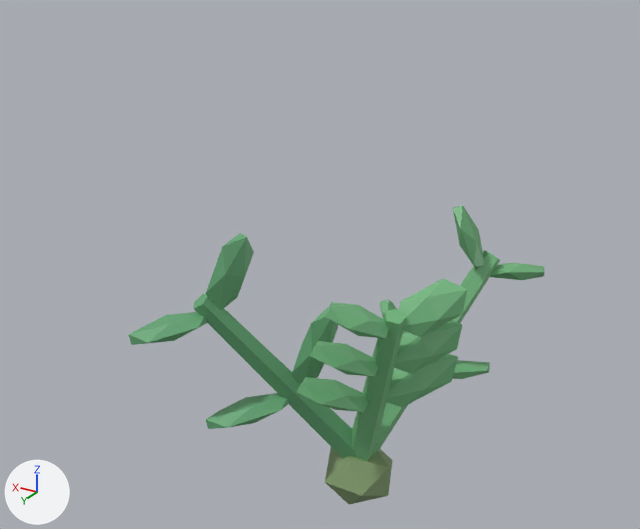
The glTF model public/studio/v2.15.0/d_fern/model.glb as it was, and as the next commit left it.
Camera for both pictures: a 50 mm lens placed at (-3.54, 6.68, 5.84), pointed at (0.54, -0.12, 2.44). The axes (+X, +Y, +Z) are drawn at lower left. The lights are the same throughout. The first picture is the older version. Where no turn or scale is listed for an object, it has been applied to the vertices.

The scene before the commit, as lines of its bpy script (objects in view):
```python
ob_part1 = bpy.data.objects.new('part1', me_geometry_1)
ob_part1.location = (0.0, 0.0, 0.0)
ob_part11 = bpy.data.objects.new('part11', me_geometry_11)
ob_part11.location = (0.0, 0.0, 0.0)
ob_part12 = bpy.data.objects.new('part12', me_geometry_12)
ob_part12.location = (0.0, 0.0, 0.0)
ob_part13 = bpy.data.objects.new('part13', me_geometry_13)
ob_part13.location = (0.0, 0.0, 0.0)
ob_part17 = bpy.data.objects.new('part17', me_geometry_17)
ob_part17.location = (0.0, 0.0, 0.0)
ob_part3 = bpy.data.objects.new('part3', me_geometry_3)
ob_part3.location = (0.0, 0.0, 0.0)
ob_part8 = bpy.data.objects.new('part8', me_geometry_8)
ob_part8.location = (0.0, 0.0, 0.0)
# also in view: 'part9' at (0.36, 0.28, 1.74); 'part6' at (-0.77, 0.17, 2.43); 'part4' at (-0.66, 0.04, 1.97); 'part16' at (-0.96, -1.53, 2.18); 'part5' at (-0.19, 0.64, 1.97)
```
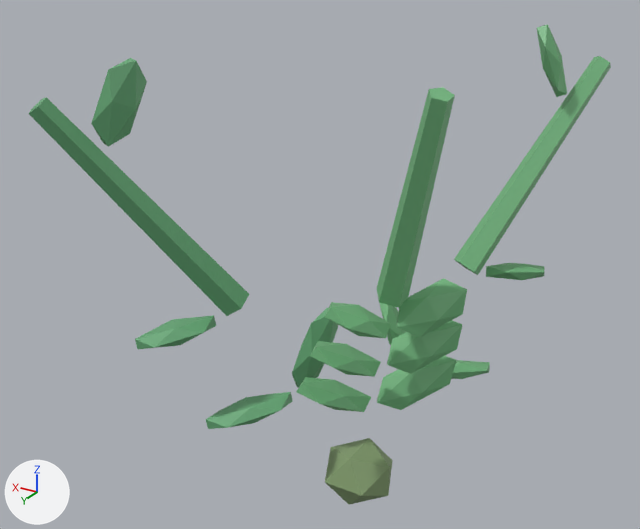
The change, as a list of edits to the scene's bpy script:
```text
Change me_geometry_1:
    used by ob_part1; location = (0.0, 0.0, 0.0)
    remove me_geometry_1.from_pydata(...)  # 12 vertices, 20 faces; spans x -0.63..0.14, y -0.14..0.53, z 0.45..2.43
    add me_geometry_1.from_pydata(...)  # 12 vertices, 20 faces; spans x -1.11..-0.34, y 0.25..0.91, z 2.51..4.49
    me_geometry_1 part 1: the whole mesh is moved by (-0.48, 0.38, 2.06)
Change me_geometry_8:
    used by ob_part8; location = (0.0, 0.0, 0.0)
    remove me_geometry_8.from_pydata(...)  # 12 vertices, 20 faces; spans x -0.12..1.18, y -0.13..1.13, z 0.42..2.46
    add me_geometry_8.from_pydata(...)  # 12 vertices, 20 faces; spans x 0.74..2.03, y 0.69..1.96, z 2.25..4.3
    me_geometry_8 part 2: the whole mesh is moved by (0.86, 0.82, 1.83)
Change me_geometry_11:
    used by ob_part11; location = (0.0, 0.0, 0.0)
    remove me_geometry_11.from_pydata(...)  # 12 vertices, 20 faces; spans x 0.789..1.04, y 0.6..1.057, z 2.291..2.972
    add me_geometry_11.from_pydata(...)  # 12 vertices, 20 faces; spans x 1.407..1.659, y 1.16..1.617, z 3.869..4.55
    me_geometry_11 part 3: the whole mesh is moved by (0.619, 0.56, 1.578)
Change me_geometry_12:
    used by ob_part12; location = (0.0, 0.0, 0.0)
    remove me_geometry_12.from_pydata(...)  # 12 vertices, 20 faces; spans x 0.992..1.55, y 0.991..1.565, z 2.066..2.291
    add me_geometry_12.from_pydata(...)  # 12 vertices, 20 faces; spans x 0.956..1.514, y 0.955..1.529, z 2.014..2.239
    me_geometry_12 part 4: the whole mesh is moved by (-0.036, -0.036, -0.053)
Change me_geometry_13:
    used by ob_part13; location = (0.0, 0.0, 0.0)
    remove me_geometry_13.from_pydata(...)  # 12 vertices, 20 faces; spans x -0.86..0.14, y -1.38..0.12, z 0.41..2.46
    add me_geometry_13.from_pydata(...)  # 12 vertices, 20 faces; spans x -1.47..-0.47, y -2.4..-0.9, z 2.25..4.29
    me_geometry_13 part 5: the whole mesh is moved by (-0.61, -1.02, 1.83)
Change me_geometry_17:
    used by ob_part17; location = (0.0, 0.0, 0.0)
    remove me_geometry_17.from_pydata(...)  # 12 vertices, 20 faces; spans x -0.749..-0.452, y -1.309..-0.847, z 2.278..2.986
    add me_geometry_17.from_pydata(...)  # 12 vertices, 20 faces; spans x -1.171..-0.874, y -2.068..-1.606, z 3.92..4.628
    me_geometry_17 part 6: the whole mesh is moved by (-0.423, -0.759, 1.642)
```

Boxes [x1, y1, x2, y2] around the edits, measured in the pictures (640 x 529 px):
'part8', moved
    before: [194, 293, 356, 459]
    after: [29, 97, 249, 316]
'part1', moved
    before: [352, 309, 406, 461]
    after: [377, 87, 455, 308]
'part13', moved
    before: [370, 250, 500, 457]
    after: [454, 56, 611, 275]
'part11', moved
    before: [206, 233, 254, 310]
    after: [91, 58, 147, 147]
'part17', moved
    before: [453, 205, 484, 268]
    after: [537, 24, 567, 97]
'part12', moved
    before: [128, 312, 208, 345]
    after: [135, 315, 216, 349]
